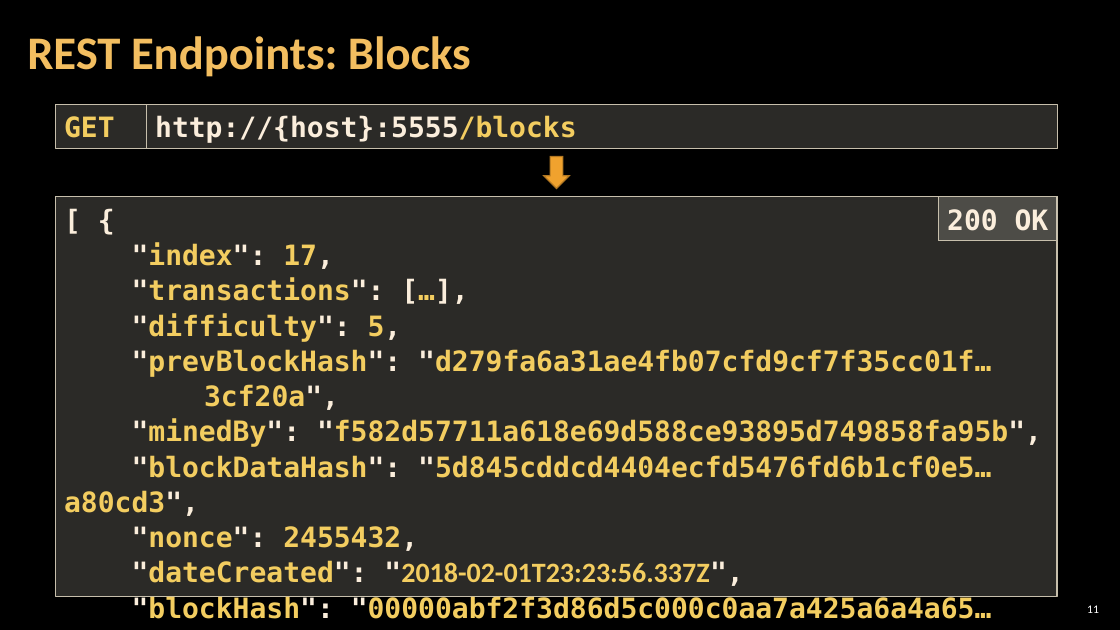
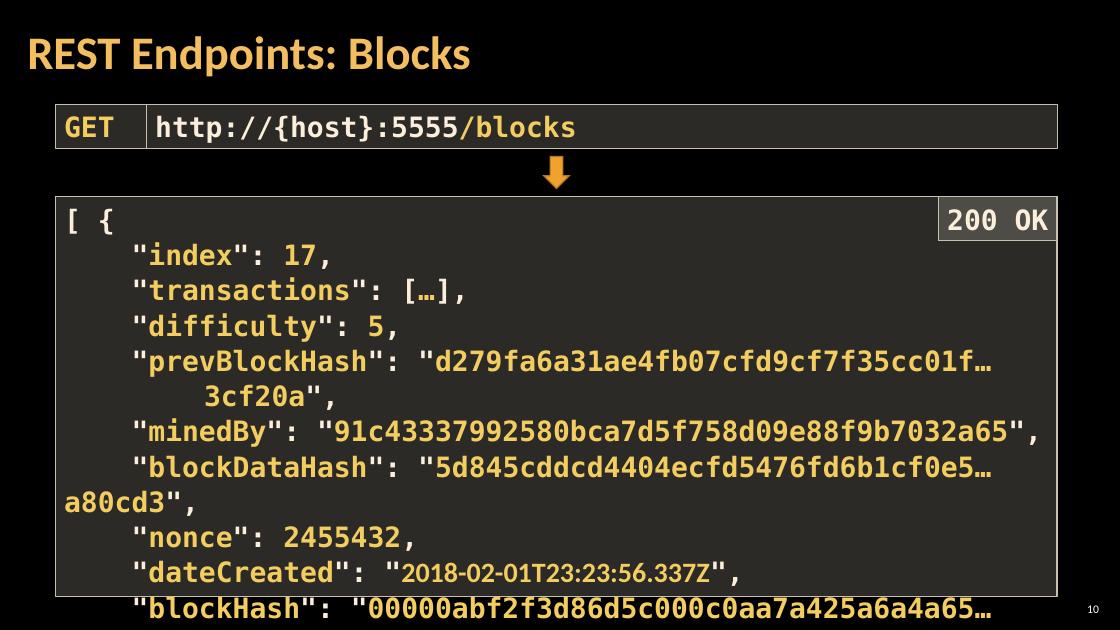
Before and after one commit to MrPIvanov/SoftUni, a slide deck: slide 10 of Bonus Courses/01-Blockchain Dev Camp/06-REVIEW OF THE WEEK #1/4. Build-a-Blockchain.pptx (slide 11 before the commit). Drawn at 1120x630 pixels with LibreOffice and Linux fonts; fonts in the diff are those of the drawing; background and template pictures are left out. Boxes give left, top, right and bottom in pixels: in the first picture for what was removed or moved away, otherwise in the second. Text is boxed around its words. In the diff, an @@ line names an element or a change of style, - is before the commit and + after.

```diff
--- a/Bonus Courses/01-Blockchain Dev Camp/06-REVIEW OF THE WEEK #1/4. Build-a-Blockchain.pptx
+++ b/Bonus Courses/01-Blockchain Dev Camp/06-REVIEW OF THE WEEK #1/4. Build-a-Blockchain.pptx
@@ text in rectangle at <box>132,419,1042,447</box>: text changed @@
-"minedBy": "f582d57711a618e69d588ce93895d749858fa95b",
+"minedBy": "91c43337992580bca7d5f758d09e88f9b7032a65",
@@ page number at <box>1087,605,1099,613</box>: text changed @@
-11
+10
```
Also in this commit, not shown: 10 other slides changed, 10 slides added, 3 slides removed, 34 other files.
